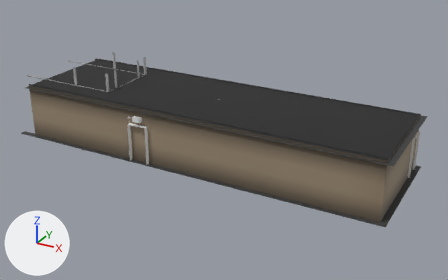
The FBX model GGJ2018/Assets/Scene/Models/Scene.fbx as it was, and as the next commit left it.
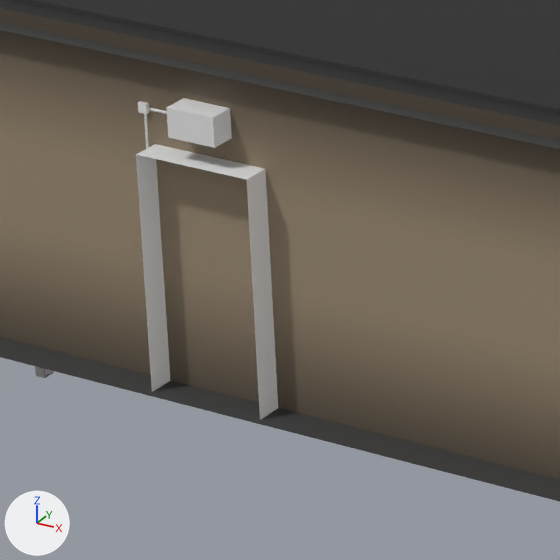
Each version is shown whole from a 50 mm camera at (103.9, -151.5, 80.2) aimed at (20.0, 1.2, 3.9), then close up on the part from 24% to 43% of the width and 36% to 67% of the height. Every picture has the same lights, and +X, +Y and +Z are marked at lower left. Where no turn or scale is listed for an object, it has been applied to the vertices. Vertices at the same position are counted once.
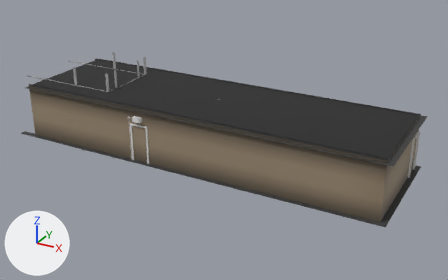
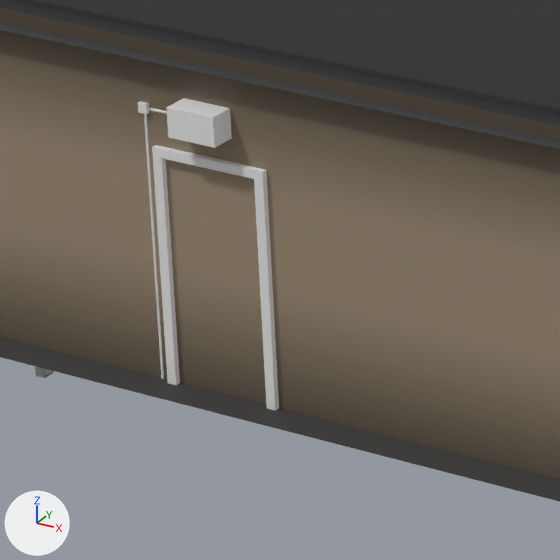
The change, as JSON lines over the scene's bpy script:
```json
{"block": "me_cube_003", "where": "me_cube_003.from_pydata(...)  # 64 vertices, 40 faces; spans x -110.8..0.1, y -29.5..8.1, z -6.0..6.0"}
{"block": "me_cube_003", "where": "# used by ob_cube; location = (74.49, 10.75, 6.0)"}
{"block": "me_cube_003", "change": "me_cube_003 part 1: the loose piece of 16 vertices spanning x -75.5..-69.5, y -29.5..-27.5, z -6.0..6.0 is deleted"}
{"op": "add", "block": "me_cube_002", "code": ["me_cube_002 = bpy.data.meshes.new('Cube.002')", "me_cube_002.from_pydata(...)  # 28 vertices, 20 faces; spans x -6.0..0.0, y -0.62..0.62, z 0.11..12.11"]}
{"op": "add", "block": "ob_cube_008", "code": ["ob_cube_008 = bpy.data.objects.new('Cube.008', me_cube_002)", "ob_cube_008.location = (5.05, -17.0, -0.15)"]}
```

What differs and where, as boxes (x1, y1, x2, y2) in the close-ups (560 x 560 px):
```json
{"object": "Cube", "change": "reshaped", "before": [136, 144, 278, 426], "on screen": "not visible afterwards"}
{"object": "Cube.008", "change": "added", "after": [152, 145, 279, 411]}
```
